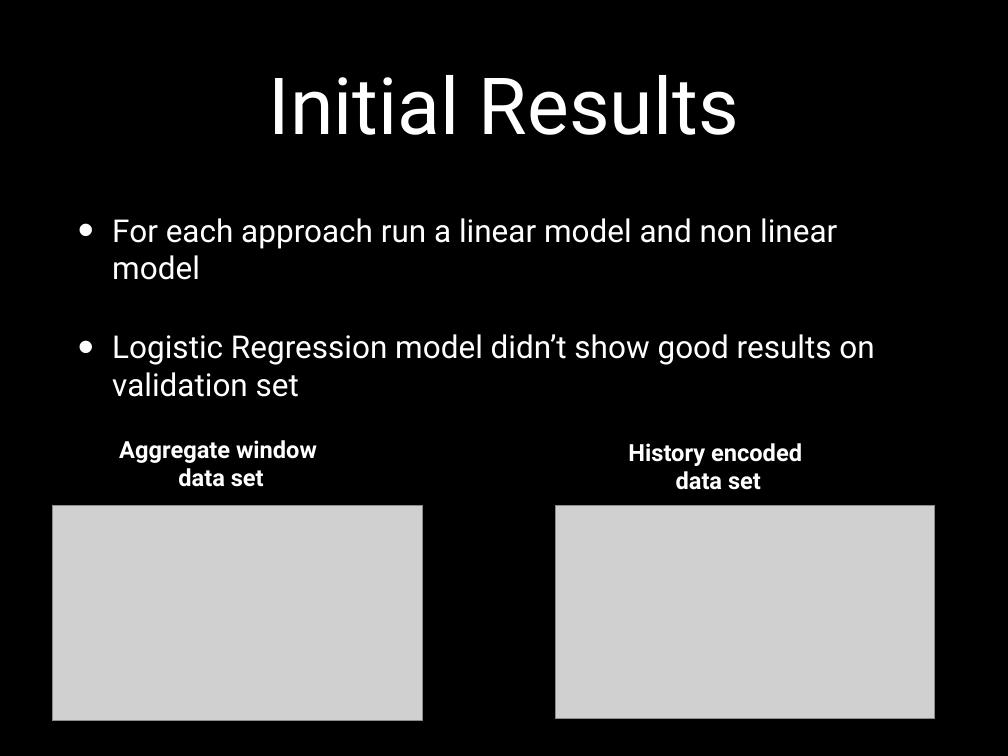
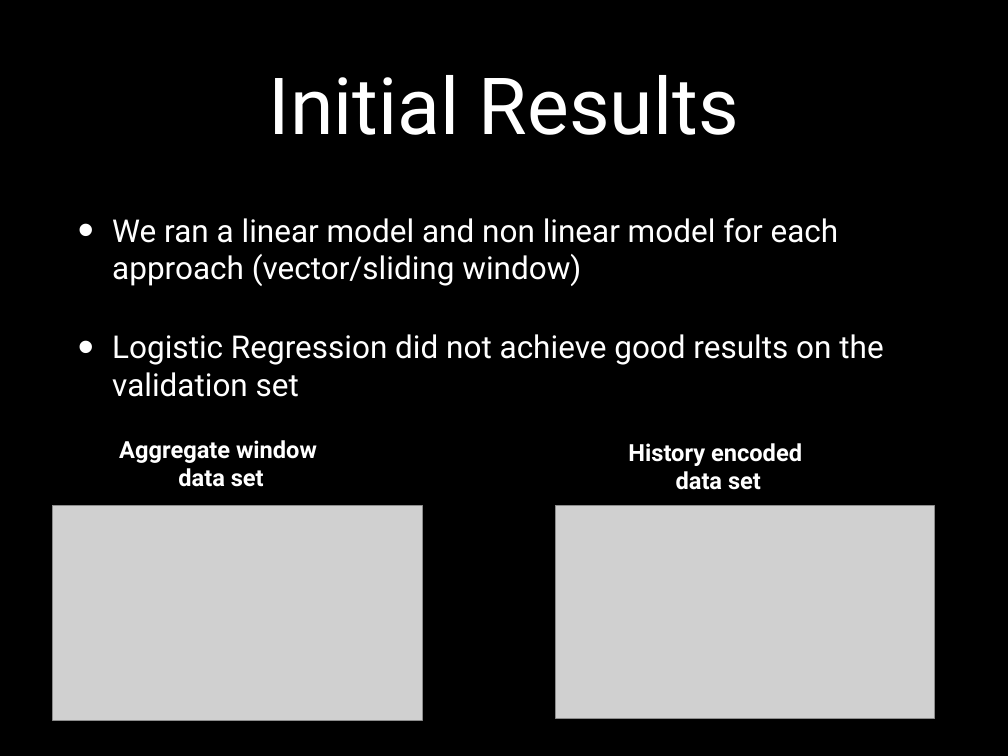
Before and after one commit to idocal/motionsense, a slide deck: slide 7 of MotionSenese/Presentation2.pptx (slide 6 before the commit). Drawn at 1008x756 pixels with LibreOffice and Linux fonts; fonts in the diff are those of the drawing; grey boxes stand for pictures. Boxes give left, top, right and bottom in pixels: in the first picture for what was removed or moved away, otherwise in the second. Text is boxed around its words. In the diff, an @@ line names an element or a change of style, - is before the commit and + after.

```diff
--- a/MotionSenese/Presentation2.pptx
+++ b/MotionSenese/Presentation2.pptx
@@ text at (112,218,883,397): text changed @@
-• For each approach run a linear model and non linear model
-• Logistic Regression model didn’t show good results on validation set
+• We ran a linear model and non linear model for each approach (vector/sliding window)
+• Logistic Regression did not achieve good results on the validation set
```
Also in this commit, not shown: 8 other slides changed, 1 slide added.
